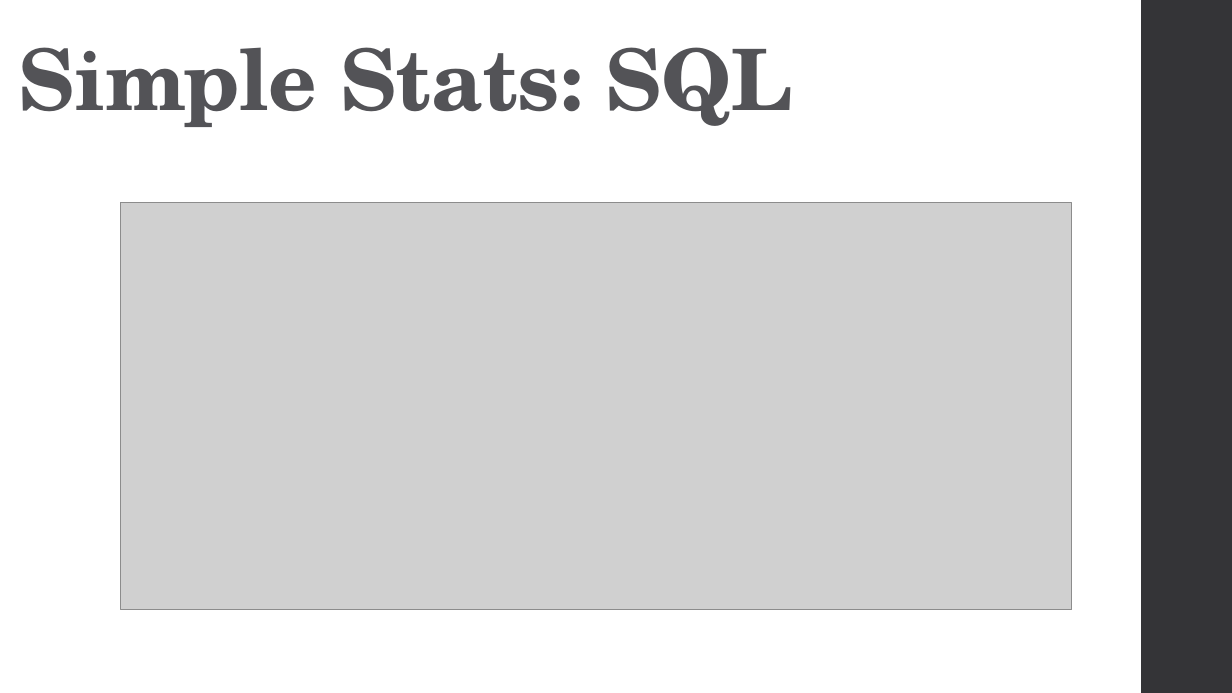
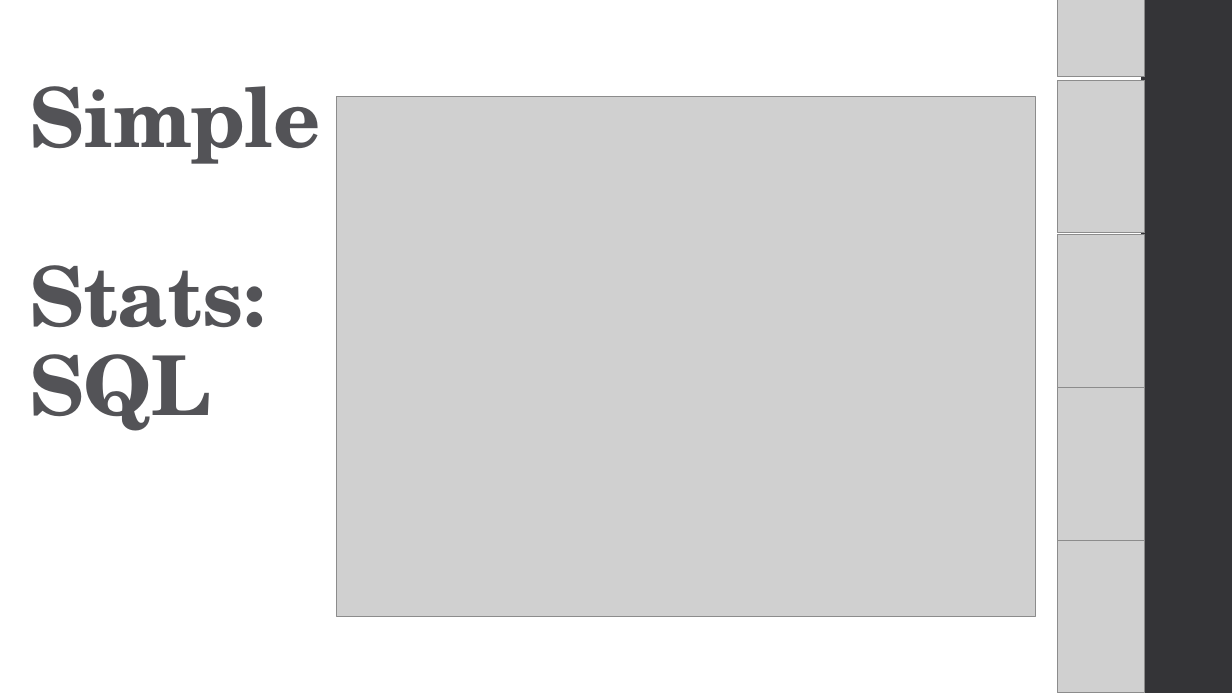
Before and after one commit to CaitieM20/DotNetConf, a slide deck: slide 18 of Patterns & Best Practices For Moving From RDBMS to Azure Storage.pptx (slide 19 before the commit). Drawn at 1232x693 pixels with LibreOffice and Linux fonts; fonts in the diff are those of the drawing; grey boxes stand for pictures. Boxes give left, top, right and bottom in pixels: in the first picture for what was removed or moved away, otherwise in the second. Text is boxed around its words. In the diff, an @@ line names an element or a change of style, - is before the commit and + after.

```diff
--- a/Patterns & Best Practices For Moving From RDBMS to Azure Storage.pptx
+++ b/Patterns & Best Practices For Moving From RDBMS to Azure Storage.pptx
@@ group added at bbox=[1057, 0, 1145, 693]: 5 pictures @@
@@ text "Simple Stats: SQL": place and size @@
-text "Simple Stats: SQL" at bbox=[19, 47, 793, 127]
+text "Simple Stats: SQL" at bbox=[29, 86, 320, 431]
@@ text "Simple Stats: SQL" at bbox=[29, 86, 320, 431]: size 66 to 64.3 pt @@
@@ picture: place and size @@
-picture at bbox=[121, 202, 1072, 610]
+picture at bbox=[336, 97, 1035, 616]
```
Also in this commit, not shown: 6 other slides changed, 1 slide added.
